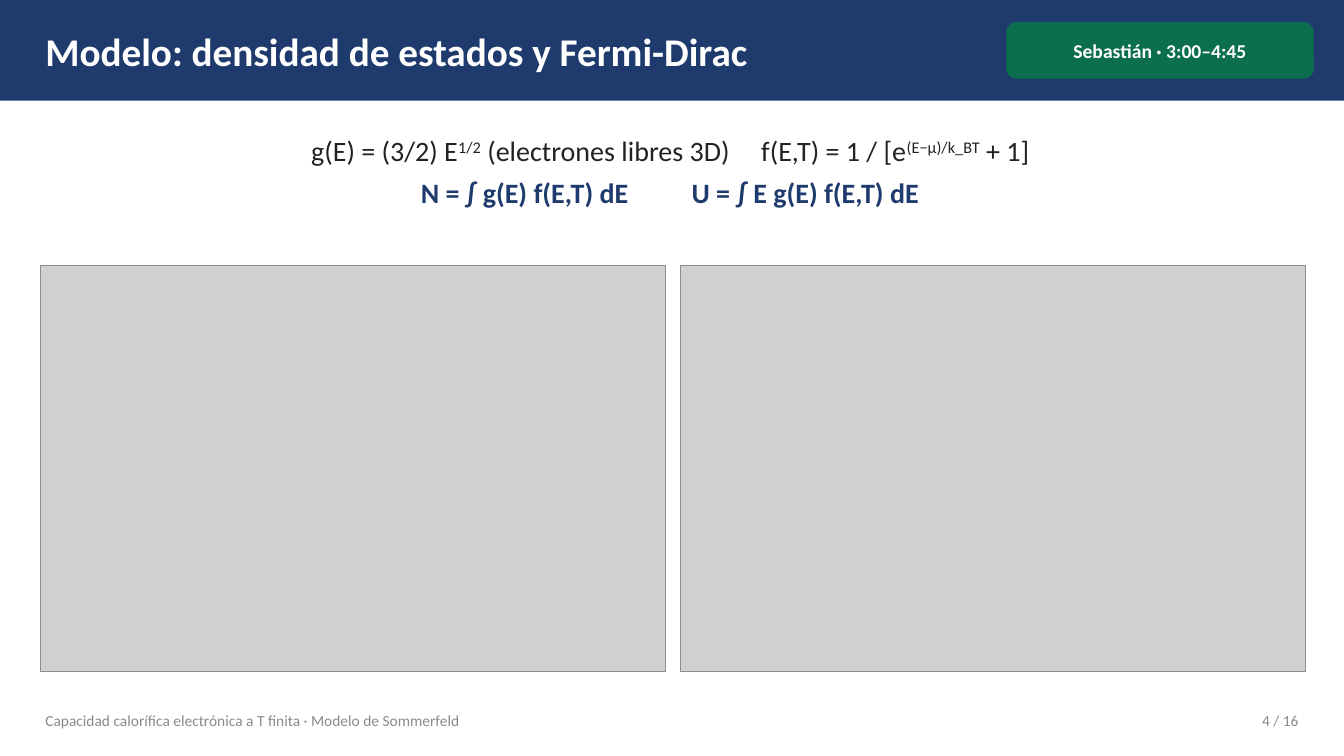
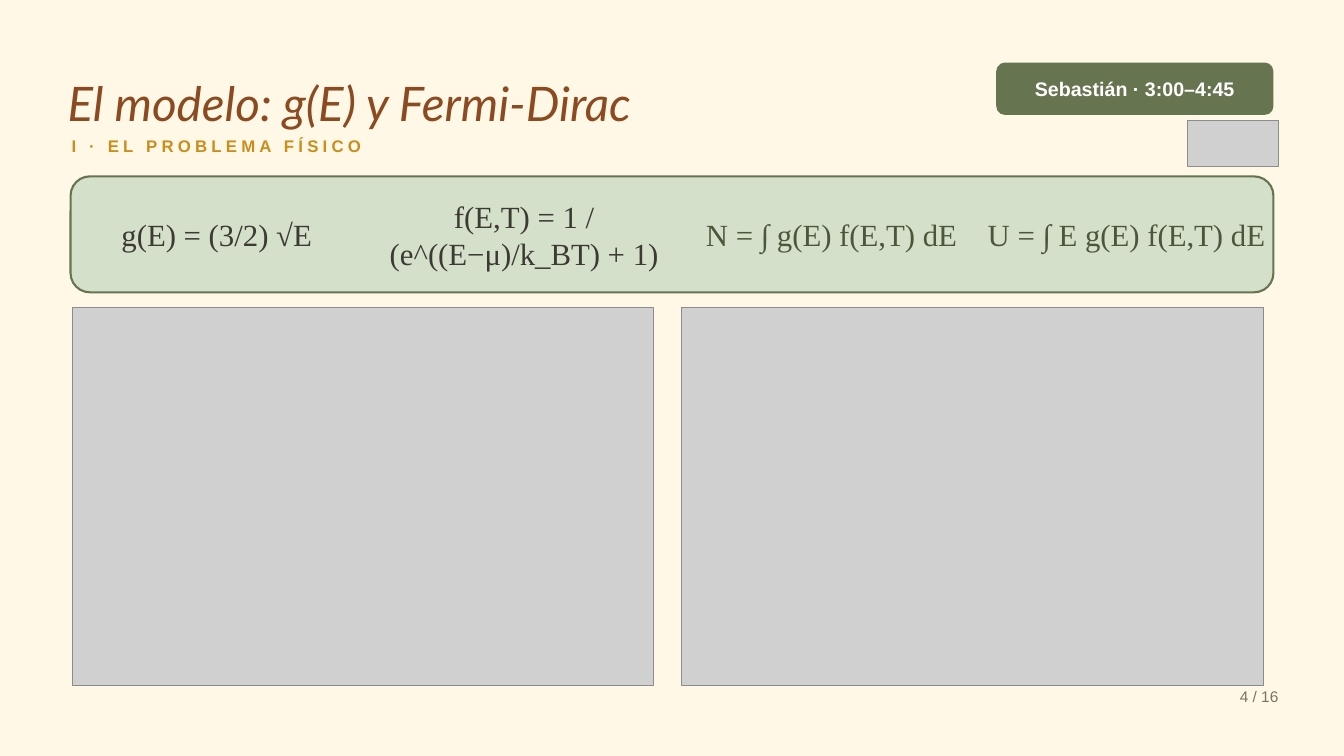
Before and after one commit to SolecitoPunk/capacidad_calorifica, a slide deck: slide 4 of presentacion/presentacion_sommerfeld.pptx. Drawn at 1344x756 pixels with LibreOffice and Linux fonts; fonts in the diff are those of the drawing; grey boxes stand for pictures; background and template pictures are left out. Boxes give left, top, right and bottom in pixels: in the first picture for what was removed or moved away, otherwise in the second. Text is boxed around its words. In the diff, an @@ line names an element or a change of style, - is before the commit and + after.

```diff
--- a/presentacion/presentacion_sommerfeld.pptx
+++ b/presentacion/presentacion_sommerfeld.pptx
@@ background #FFFFFF to picture (left out) @@
@@ rectangle removed at [0, 0, 1344, 101] @@
@@ text "El modelo: g(E) y Fermi-Dirac" at [68, 84, 631, 130]: vertical alignment middle to bottom @@
@@ text at [68, 84, 631, 130]: text changed; size 28 to 34 pt; font Calibri to Lato; text colour #FFFFFF to #8B4A20; bold off; italic on @@
-Modelo: densidad de estados y Fermi-Dirac
+El modelo: g(E) y Fermi-Dirac
@@ rounded rectangle "Sebastián · 3:00–4:45": place and size @@
-rounded rectangle "Sebastián · 3:00–4:45" at [1006, 22, 1314, 79]
+rounded rectangle "Sebastián · 3:00–4:45" at [996, 63, 1273, 115]
@@ rounded rectangle "Sebastián · 3:00–4:45" at [996, 63, 1273, 115]: font Calibri to Arial; fill #0B6E4F to #66744F @@
@@ text added at [72, 139, 361, 152], 12 pt, text #C98E1C, bold @@
+I · EL PROBLEMA FÍSICO
@@ text removed at [311, 140, 1029, 208] @@
-g(E) = (3/2) E1/2 (electrones libres 3D) f(E,T) = 1 / [e(E−μ)/k_BT + 1]
-N = ∫ g(E) f(E,T) dE U = ∫ E g(E) f(E,T) dE
@@ picture added at [1188, 121, 1278, 166] @@
@@ rounded rectangle added at [71, 176, 1273, 292], fill #D5E0CB, outline #66744F 1.5 pt @@
@@ text added at [390, 206, 659, 271], 22 pt, text #3B3A33 @@
+f(E,T) = 1 / (e^((E−μ)/k_BT) + 1)
@@ text added at [121, 222, 312, 252], 22 pt, text #3B3A33 @@
+g(E) = (3/2) √E
@@ text added at [706, 224, 957, 252], 22 pt, text #4C573A @@
+N = ∫ g(E) f(E,T) dE
@@ text added at [988, 224, 1265, 252], 22 pt, text #4C573A @@
+U = ∫ E g(E) f(E,T) dE
@@ picture: place and size @@
-picture at [40, 265, 665, 671]
+picture at [73, 308, 654, 686]
@@ picture: place and size @@
-picture at [681, 265, 1306, 671]
+picture at [683, 308, 1264, 686]
@@ text "4 / 16": place and size @@
-text "4 / 16" at [1262, 715, 1299, 726]
+text "4 / 16" at [1240, 691, 1278, 702]
@@ text "4 / 16" at [1240, 691, 1278, 702]: font Calibri to Arial, text colour #8A8A8A to #7A7462 @@
@@ text removed at [45, 715, 460, 729] @@
-Capacidad calorífica electrónica a T finita · Modelo de Sommerfeld
```
Also in this commit, not shown: 15 other slides changed, 19 other files.
